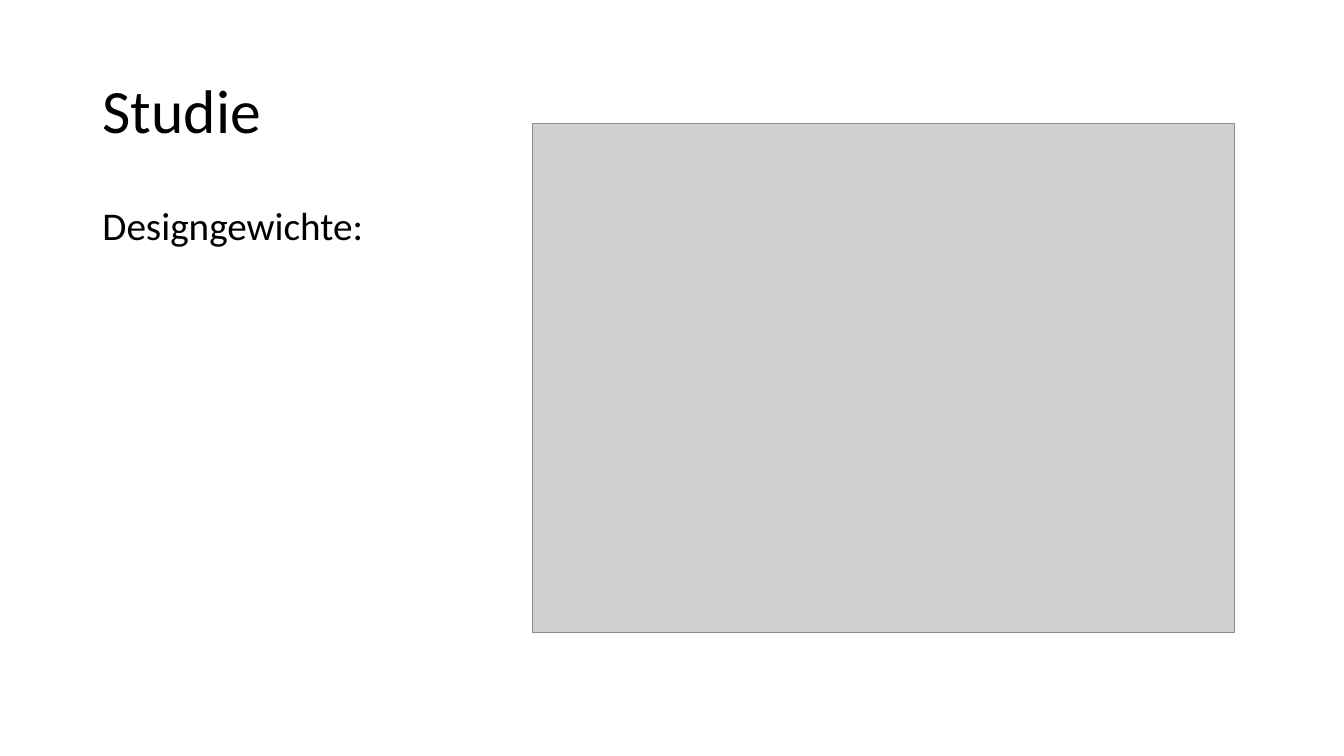
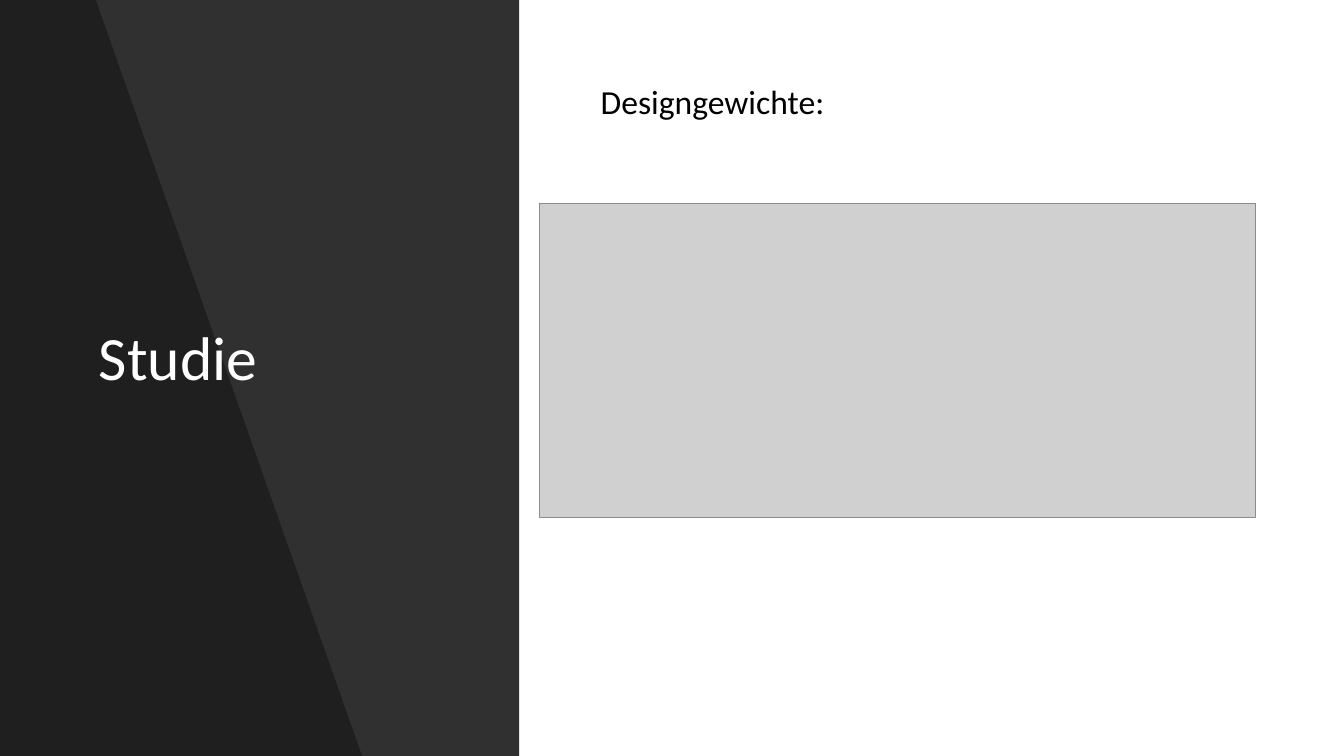
Before and after one commit to buehlpa/ChocolateMilkStudy, a slide deck: slide 11 of pp.pptx. Drawn at 1344x756 pixels with LibreOffice and Linux fonts; fonts in the diff are those of the drawing; grey boxes stand for pictures. Boxes give left, top, right and bottom in pixels: in the first picture for what was removed or moved away, otherwise in the second. Text is boxed around its words. In the diff, an @@ line names an element or a change of style, - is before the commit and + after.

Commit message:
Designgewichte, powerpoint-design

```diff
--- a/pp.pptx
+++ b/pp.pptx
@@ rectangle added at (0, 0, 519, 756), fill #000000 at 81% opacity @@
@@ freeform shape added at (0, 0, 362, 756), fill #000000 at 35% opacity @@
@@ title "Studie": place and size @@
-title "Studie" at (102, 90, 260, 134)
+title "Studie" at (99, 337, 257, 381)
@@ title "Studie" at (99, 337, 257, 381): text colour #000000 to #FFFFFF @@
@@ text "Designgewichte:": place and size @@
-text "Designgewichte:" at (102, 212, 363, 247)
+text "Designgewichte:" at (601, 90, 825, 120)
@@ text "Designgewichte:" at (601, 90, 825, 120): size 28 to 24 pt @@
@@ picture: place and size @@
-picture at (532, 124, 1235, 633)
+picture at (539, 204, 1255, 517)
```
Also in this commit, not shown: 9 other slides changed, 3 slides added, 1 slide removed, 5 other files.
